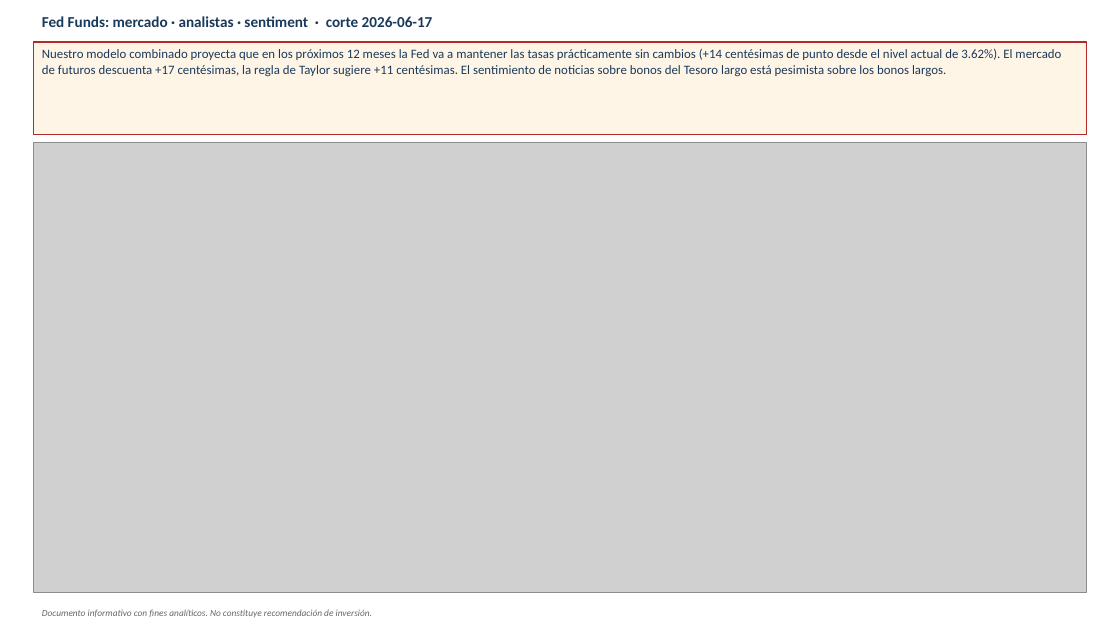
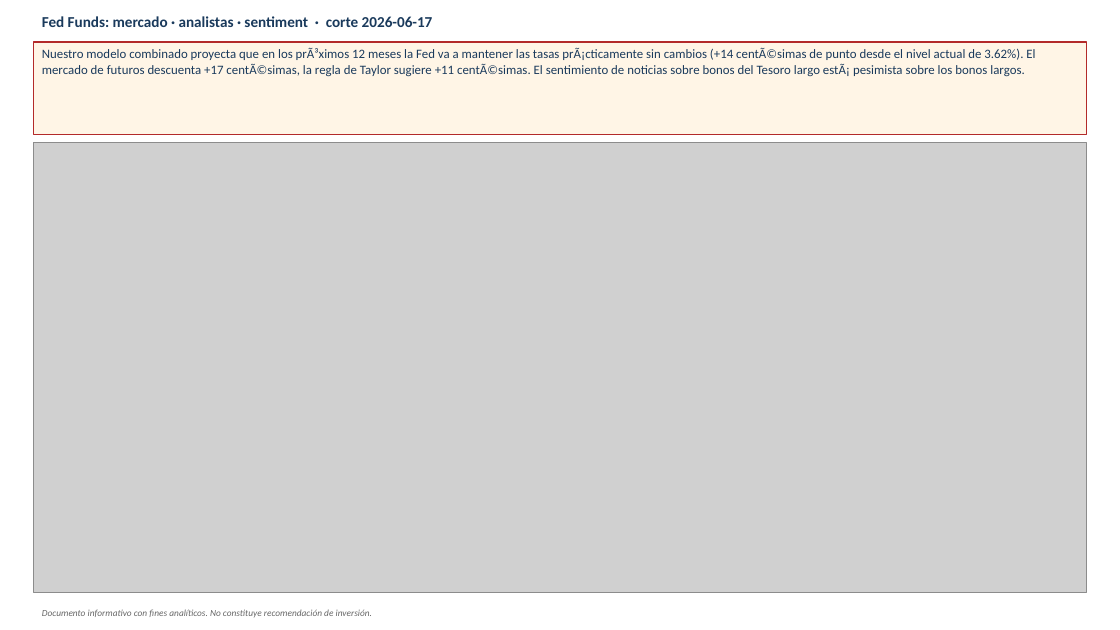
Before and after one commit to andresborrerom/credito_Panama, a slide deck: slide 5 of docs/informativa/outputs/2026-06-17/deck_informativa_2026-06-17.pptx. Drawn at 1120x630 pixels with LibreOffice and Linux fonts; fonts in the diff are those of the drawing; grey boxes stand for pictures. Boxes give left, top, right and bottom in pixels: in the first picture for what was removed or moved away, otherwise in the second. Text is boxed around its words. In the diff, an @@ line names an element or a change of style, - is before the commit and + after.

```diff
--- a/docs/informativa/outputs/2026-06-17/deck_informativa_2026-06-17.pptx
+++ b/docs/informativa/outputs/2026-06-17/deck_informativa_2026-06-17.pptx
@@ text in rectangle at bbox=[42, 48, 1035, 76]: text changed @@
-Nuestro modelo combinado proyecta que en los próximos 12 meses la Fed va a mantener las tasas prácticamente sin cambios (+14 centésimas de punto desde el nivel actual de 3.62%). El mercado de futuros descuenta +17 centésimas, la regla de Taylor sugiere +11 centésimas. El sentimiento de noticias sobre bonos del Tesoro largo está pesimista sobre los bonos largos.
+Nuestro modelo combinado proyecta que en los prÃ³ximos 12 meses la Fed va a mantener las tasas prÃ¡cticamente sin cambios (+14 centÃ©simas de punto desde el nivel actual de 3.62%). El mercado de futuros descuenta +17 centÃ©simas, la regla de Taylor sugiere +11 centÃ©simas. El sentimiento de noticias sobre bonos del Tesoro largo estÃ¡ pesimista sobre los bonos largos.
```
Also in this commit, not shown: 6 other slides changed.
